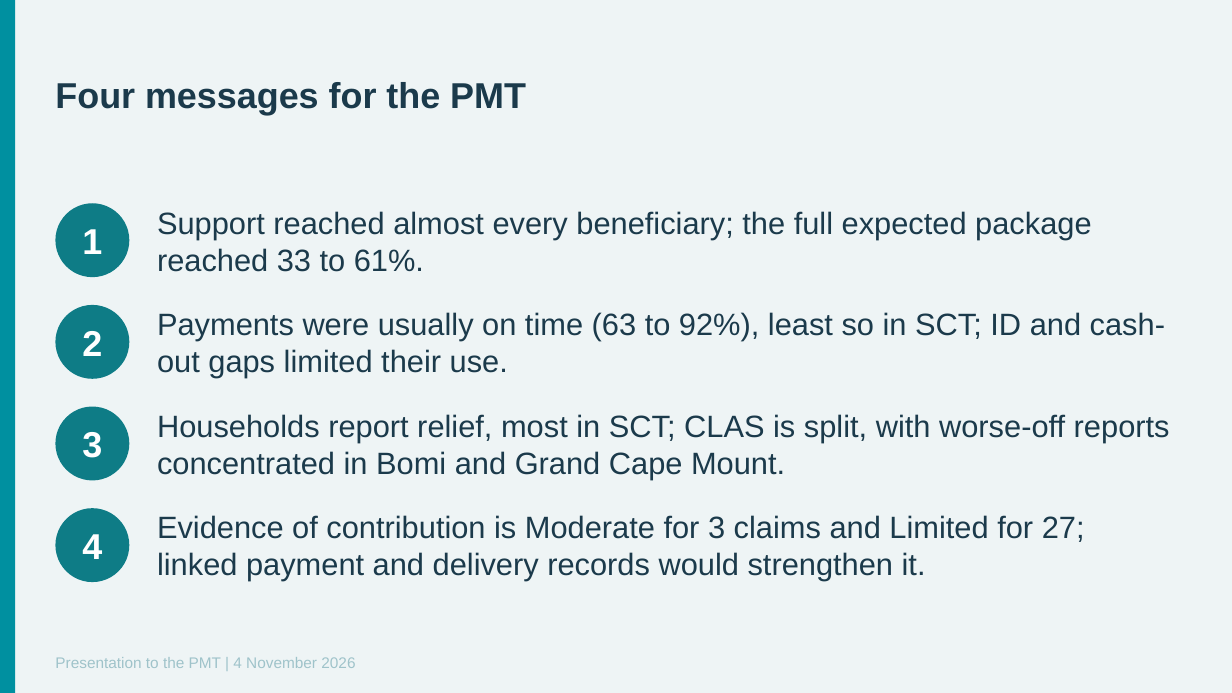
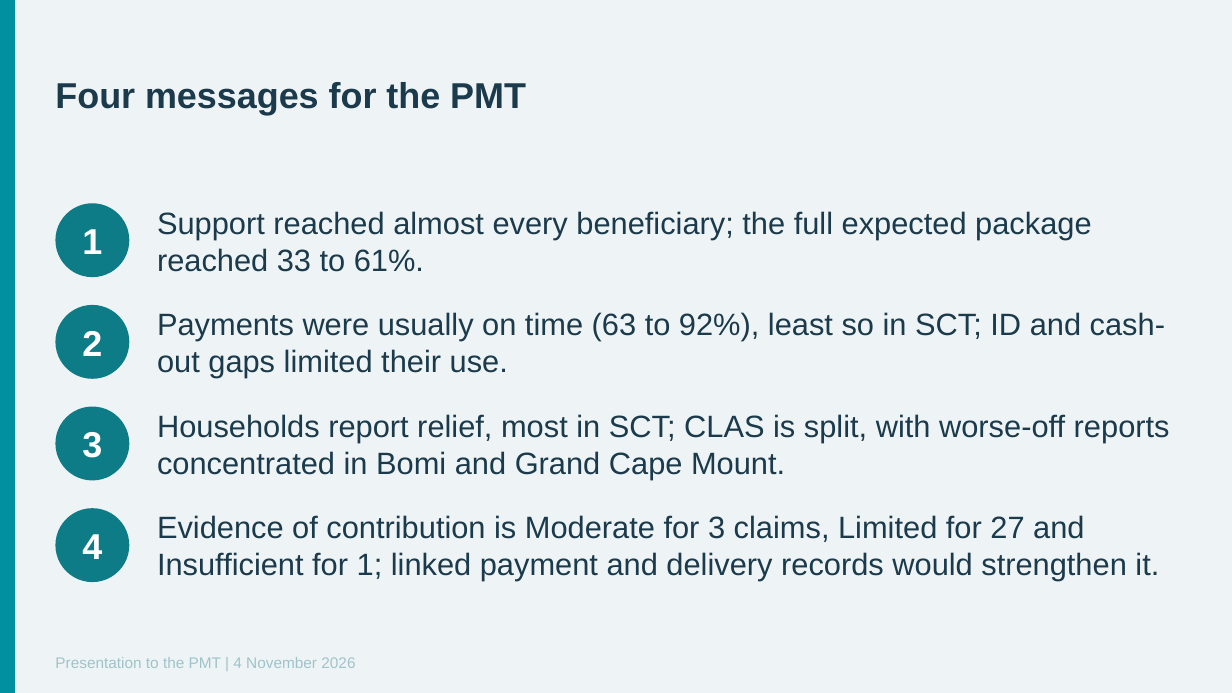
Before and after one commit to kokouekpinda/kokouekpinda, a slide deck: slide 2 of deliverables/REALISE_PMT_Presentation_v5.pptx. Drawn at 1232x693 pixels with LibreOffice and Linux fonts; fonts in the diff are those of the drawing. Boxes give left, top, right and bottom in pixels: in the first picture for what was removed or moved away, otherwise in the second. Text is boxed around its words. In the diff, an @@ line names an element or a change of style, - is before the commit and + after.

```diff
--- a/deliverables/REALISE_PMT_Presentation_v5.pptx
+++ b/deliverables/REALISE_PMT_Presentation_v5.pptx
@@ text at (157, 515, 1159, 581): text changed @@
-Evidence of contribution is Moderate for 3 claims and Limited for 27; linked payment and delivery records would strengthen it.
+Evidence of contribution is Moderate for 3 claims, Limited for 27 and Insufficient for 1; linked payment and delivery records would strengthen it.
```
Also in this commit, not shown: 7 other slides changed.
